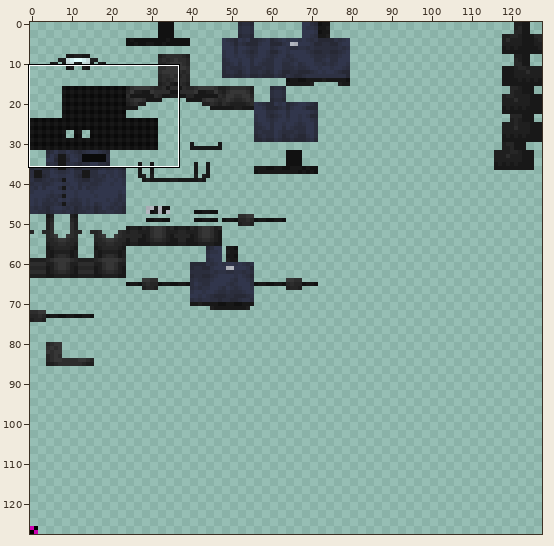
Sprite sheet -- src/main/resources/assets/marbledsarsenal/textures/armor/swat_armor.png. Above, an overview of the earlier version with the close-up marked.
Close-up. Before the edit:
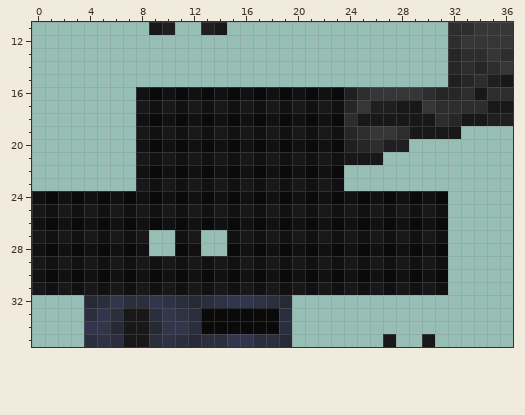
The file is 128x128 pixels. Colours within 5 levels of each other are drawn and written as one. Shown: x 0..36, y 11..35.
After:
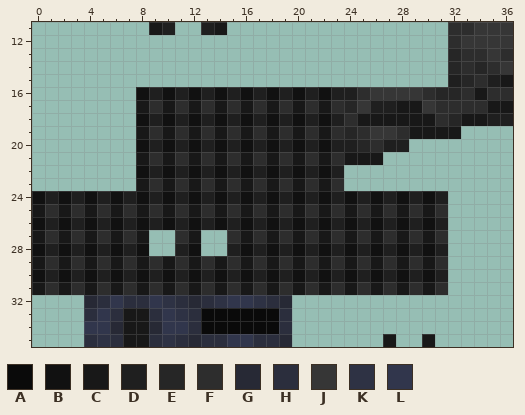
Palette (. is transparent): A #0a0a0a  B #111111  C #181818  D #1f1f1f  E #262626  F #2d2d2d  G #272935  H #2b2e3d  J #363636  K #2e3244  L #31364c
From the commit log: SWAT Texture parity with Balaclava
Changes in this commit:
@@ x 0..36 @@
 15 ................................DEFDC
-16 ........BABABABABABABABADFJJJJFEEFCFF
-17 ........CBCBCBCBCBCBCBCBEJDDCCJFFFFCC
-18 ........BABABABABABABABAFCCCCCCFECCDD
-19 ........CBCBCBCBCBCBCBCBEFJJFCCCC....
-20 ........BABABABABABABABADEFDD........
-21 ........CBCBCBCBCBCBCBCBCCC..........
-22 ........BABABABABABABABA.............
-23 ........CBCBCBCBCBCBCBCB.............
-24 BABABABABABABABABABABABABABABABA.....
-25 CBCBCBCBCBCBCBCBCBCBCBCBCBCBCBCB.....
-26 BABABABABABABABABABABABABABABABA.....
-27 CBCBCBCBC..BC..BCBCBCBCBCBCBCBCB.....
-28 BABABABAB..AB..ABABABABABABABABA.....
-29 CBCBCBCBCBCBCBCBCBCBCBCBCBCBCBCB.....
-30 BABABABABABABABABABABABABABABABA.....
-31 CBCBCBCBCBCBCBCBCBCBCBCBCBCBCBCB.....
+16 ........BDBDBDBDBDBDBDBDDFJJJJFEEFCFF
+17 ........CFCFCFCFCFCFCFCFEJDDCCJFFFFCC
+18 ........BDBDBDBDBDBDBDBDFCCCCCCFECCDD
+19 ........CFCFCFCFCFCFCFCFEFJJFCCCC....
+20 ........BDBDBDBDBDBDBDBDDEFDD........
+21 ........CFCFCFCFCFCFCFCFCCC..........
+22 ........BDBDBDBDBDBDBDBD.............
+23 ........CFCFCFCFCFCFCFCF.............
+24 BDBDBDBDBDBDBDBDBDBDBDBDBDBDBDBD.....
+25 CFCFCFCFCFCFCFCFCFCFCFCFCFCFCFCF.....
+26 BDBDBDBDBDBDBDBDBDBDBDBDBDBDBDBD.....
+27 CFCFCFCFC..FC..FCFCFCFCFCFCFCFCF.....
+28 BDBDBDBDB..DB..DBDBDBDBDBDBDBDBD.....
+29 CFCFCFCFCFCFCFCFCFCFCFCFCFCFCFCF.....
+30 BDBDBDBDBDBDBDBDBDBDBDBDBDBDBDBD.....
+31 CFCFCFCFCFCFCFCFCFCFCFCFCFCFCFCF.....
 32 ....GHLHHLKHGHKLLKHG.................
Boxes around the changes in both close-ups, in picture pixels (x1, y1, x2, y2):
changed: (45, 87, 448, 295)
